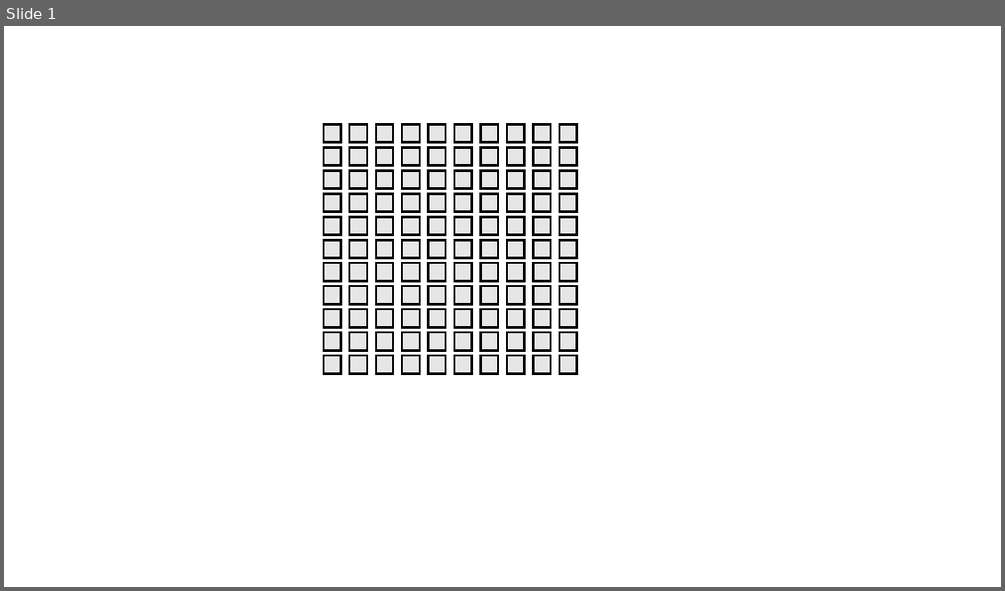
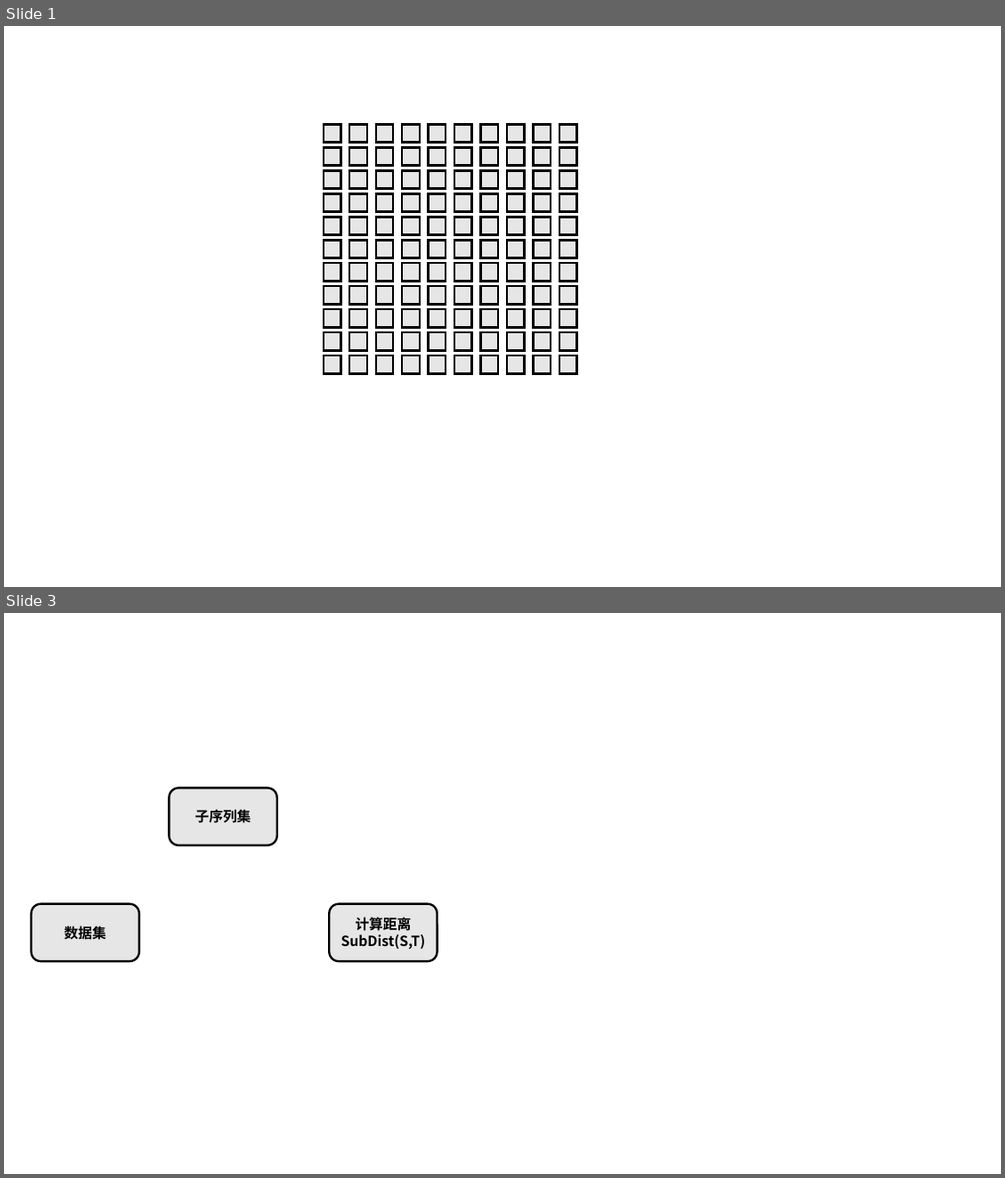
Before and after one commit to jiangyy5318/mythesis, a slide deck: thuthesis图.pptx. Shown one above the other, each under a label of ours: slide 1 before the commit, slides 1 and 3 after it; the slides between them are not shown. The pictures are 1005x591 and 1005x1178 pixels, drawn with LibreOffice and Linux fonts; fonts in the diff are those of the drawing. Boxes give left, top, right and bottom in pixels: in the first picture for what was removed or moved away, otherwise in the second. Text is boxed around its words. In the diff, an @@ line names an element or a change of style, - is before the commit and + after.

```diff
--- a/thuthesis图.pptx
+++ b/thuthesis图.pptx
@@ slide 3 added at (x1=4, y1=613, x2=1001, y2=1174), background #FFFFFF @@
@@ rounded rectangle added at (x1=170, y1=788, x2=277, y2=845), fill #E7E6E6, outline #000000 2 pt, 13.5 pt, text #000000, bold @@
+子序列集
@@ rounded rectangle added at (x1=31, y1=904, x2=138, y2=962), fill #E7E6E6, outline #000000 2 pt, 13.5 pt, text #000000, bold @@
+数据集
@@ rounded rectangle added at (x1=329, y1=904, x2=437, y2=962), fill #E7E6E6, outline #000000 2 pt, 13.5 pt, text #000000, bold @@
+计算距离SubDist(S,T)
```
Also in this commit, not shown: 25 other slides added, 41 other files.
